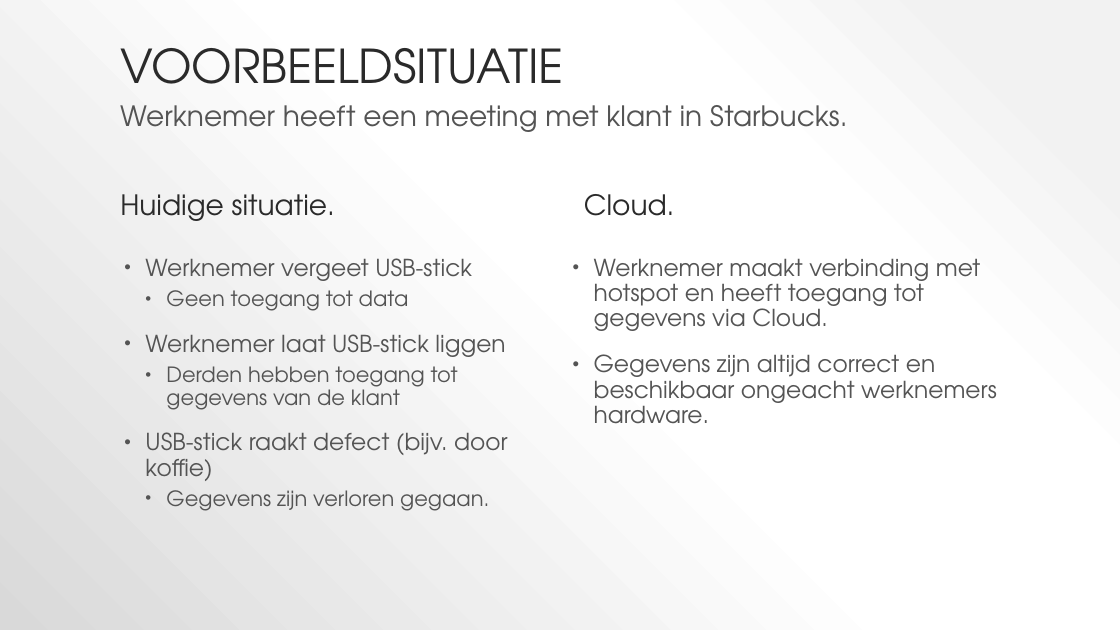
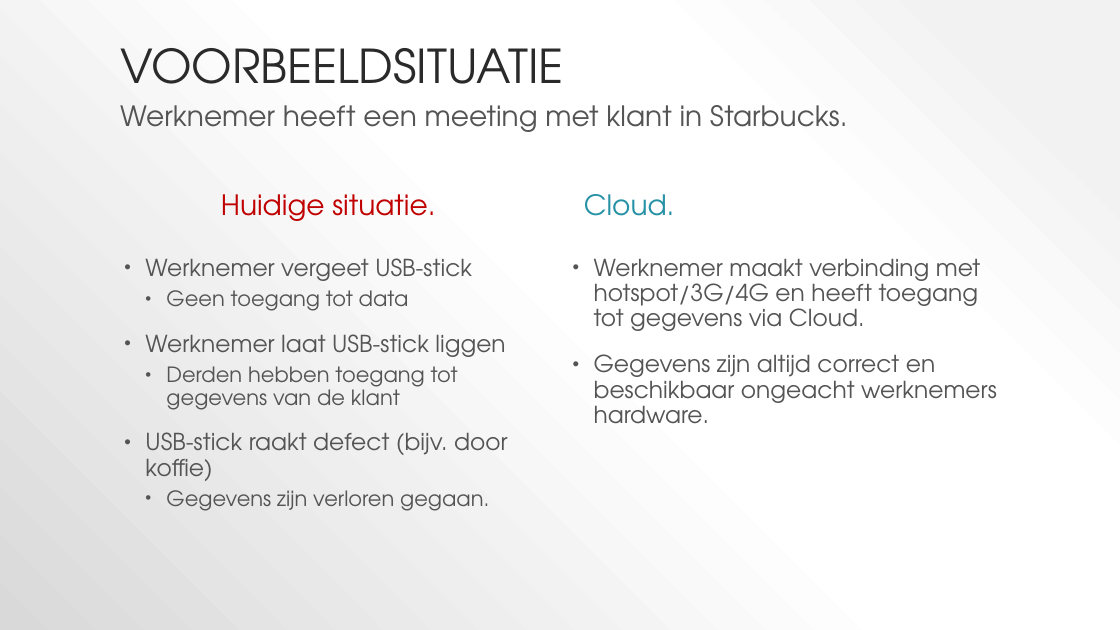
Before and after one commit to QuestCode/thema-2.1-slm, a slide deck: slide 6 of Leertaken/SLM2/Cloud service presentatie.pptx. Drawn at 1120x630 pixels with LibreOffice and Linux fonts; fonts in the diff are those of the drawing. Boxes give left, top, right and bottom in pixels: in the first picture for what was removed or moved away, otherwise in the second. Text is boxed around its words. In the diff, an @@ line names an element or a change of style, - is before the commit and + after.

```diff
--- a/Leertaken/SLM2/Cloud service presentatie.pptx
+++ b/Leertaken/SLM2/Cloud service presentatie.pptx
@@ text "Huidige situatie." at bbox=[221, 194, 435, 221]: text colour #2A2A2A to #C00000; alignment left to centre @@
@@ text "Cloud." at bbox=[584, 194, 675, 216]: text colour #2A2A2A to #2791A6 @@
@@ text at bbox=[594, 258, 980, 331]: text changed @@
-• Werknemer maakt verbinding met hotspot en heeft toegang tot gegevens via Cloud.
+• Werknemer maakt verbinding met hotspot/3G/4G en heeft toegang tot gegevens via Cloud.
```
Also in this commit, not shown: 3 other slides changed, 2 slides added.
